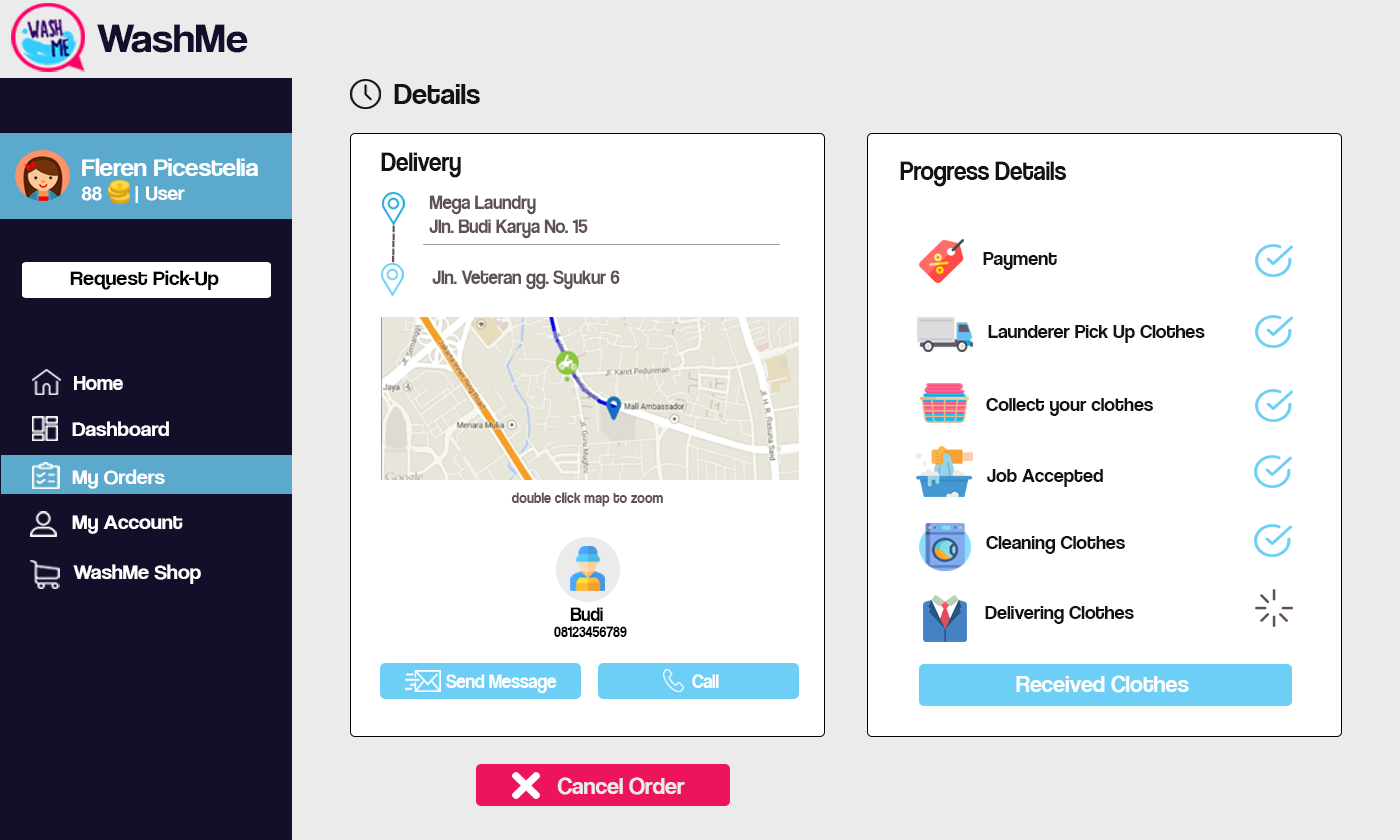
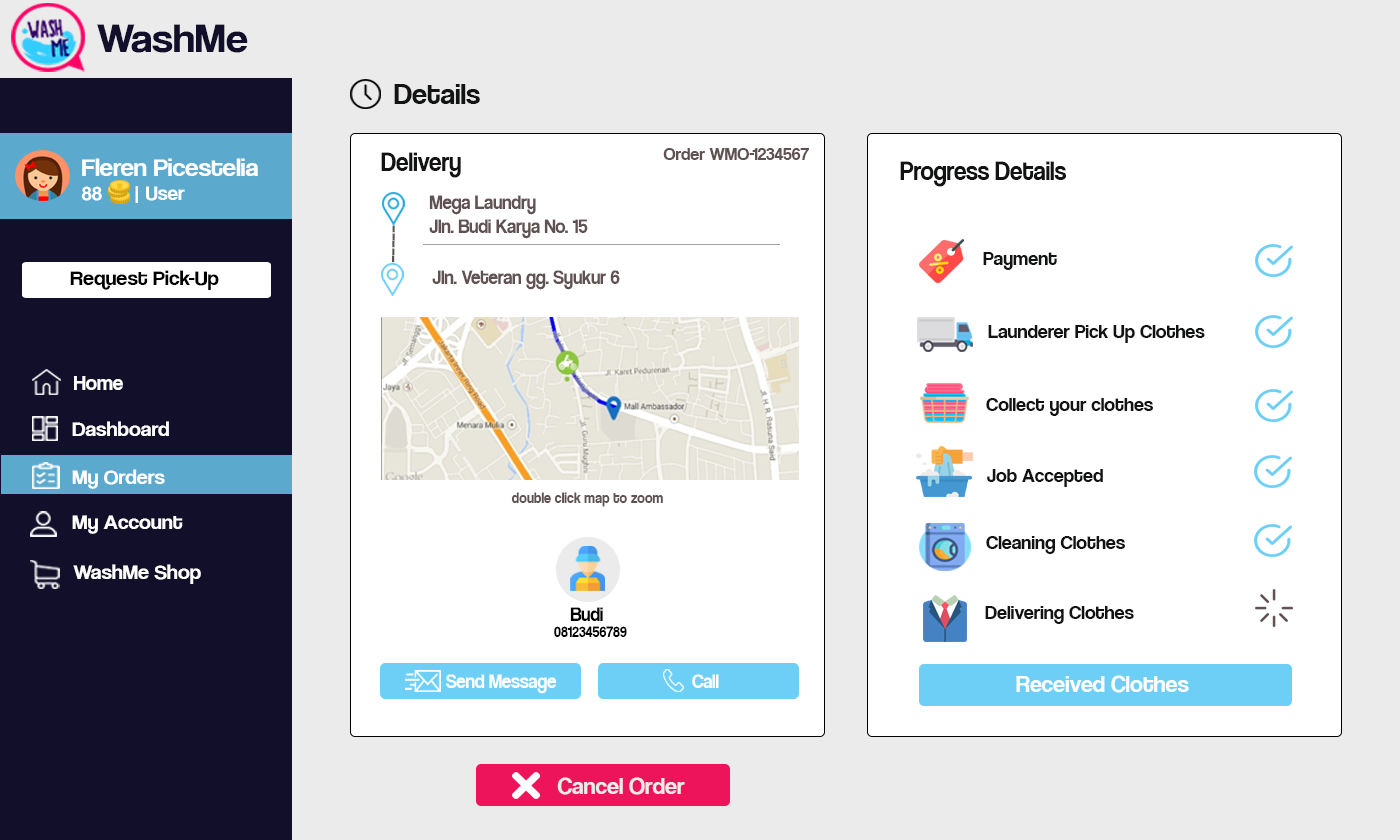
Before/after of a 1400 × 840 layered artwork. What changed in the layer stack:
added layer "Order WMO-1234567" above "Progress Details" over [663,148,809,160]
